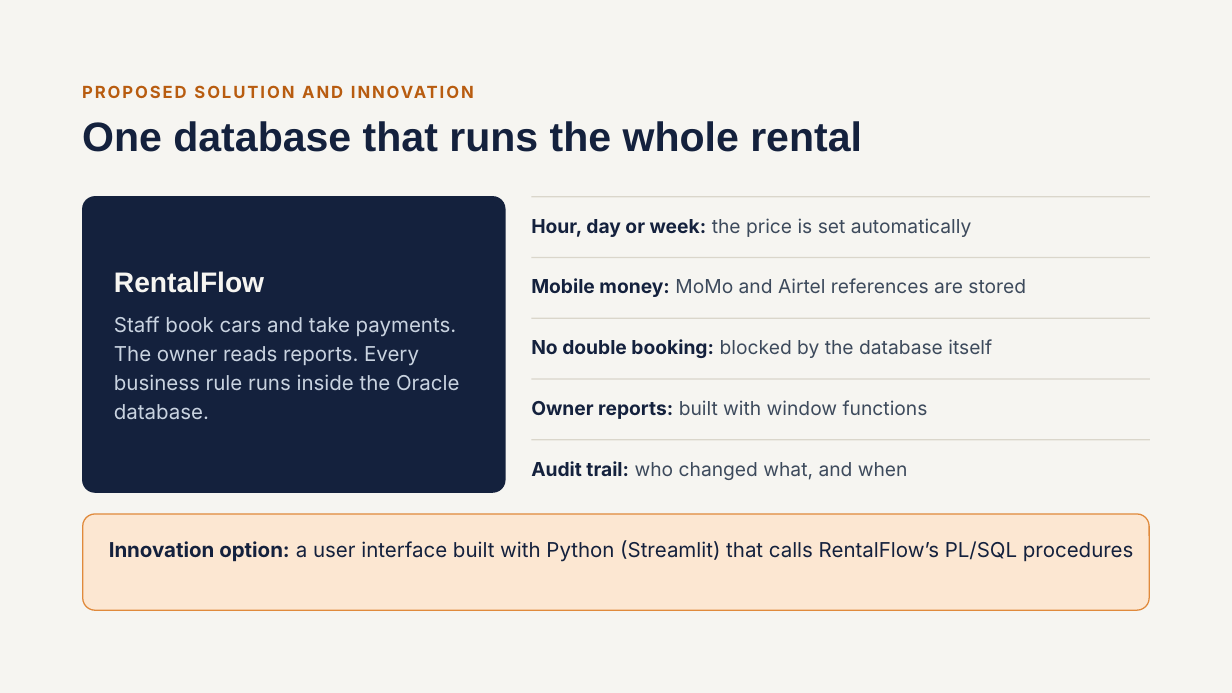
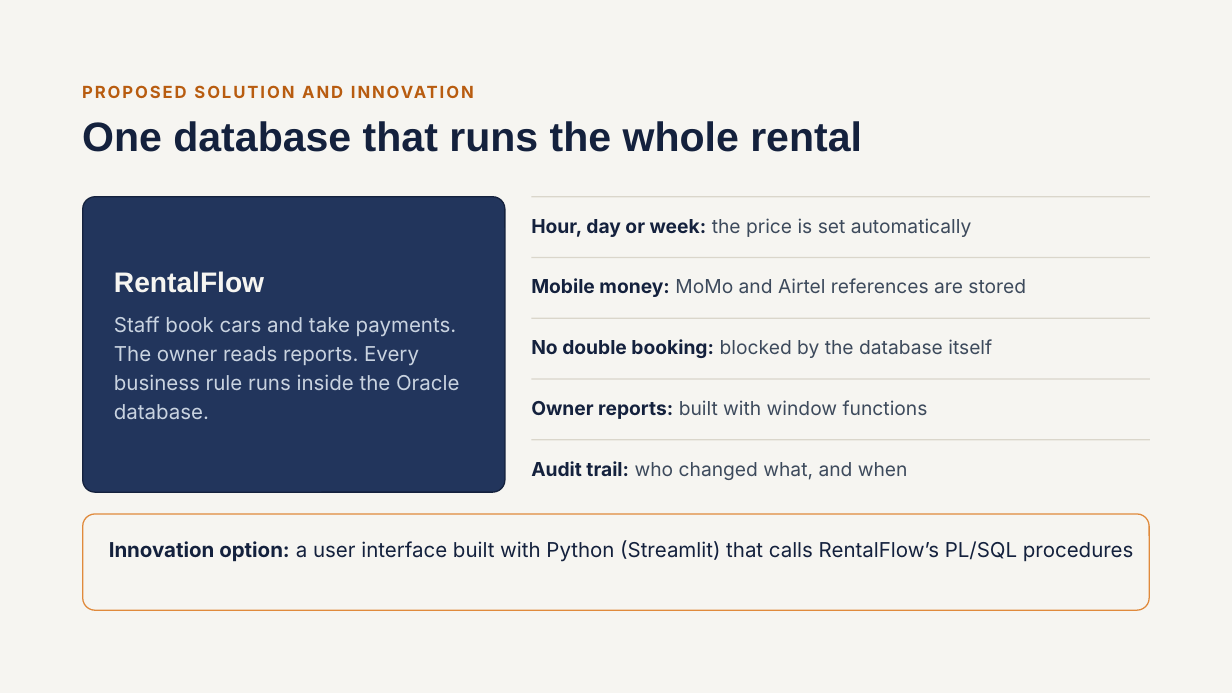
Before and after one commit to esther-neema/esther_29706_rentalFlow, a slide deck: slide 7 of docs/presentation/RentalFlow_Presentation.pptx. Drawn at 1232x693 pixels with LibreOffice and Linux fonts; fonts in the diff are those of the drawing. Boxes give left, top, right and bottom in pixels: in the first picture for what was removed or moved away, otherwise in the second. Text is boxed around its words. In the diff, an @@ line names an element or a change of style, - is before the commit and + after.

```diff
--- a/docs/presentation/RentalFlow_Presentation.pptx
+++ b/docs/presentation/RentalFlow_Presentation.pptx
@@ rounded rectangle at box(83, 197, 506, 493): fill #14213D to #22355C @@
@@ rounded rectangle "Innovation option: a user interface ..." at box(83, 514, 1150, 610): fill #FCE7D2 to #F6F5F1 @@
```
Also in this commit, not shown: 5 other slides changed, 1 other file.
